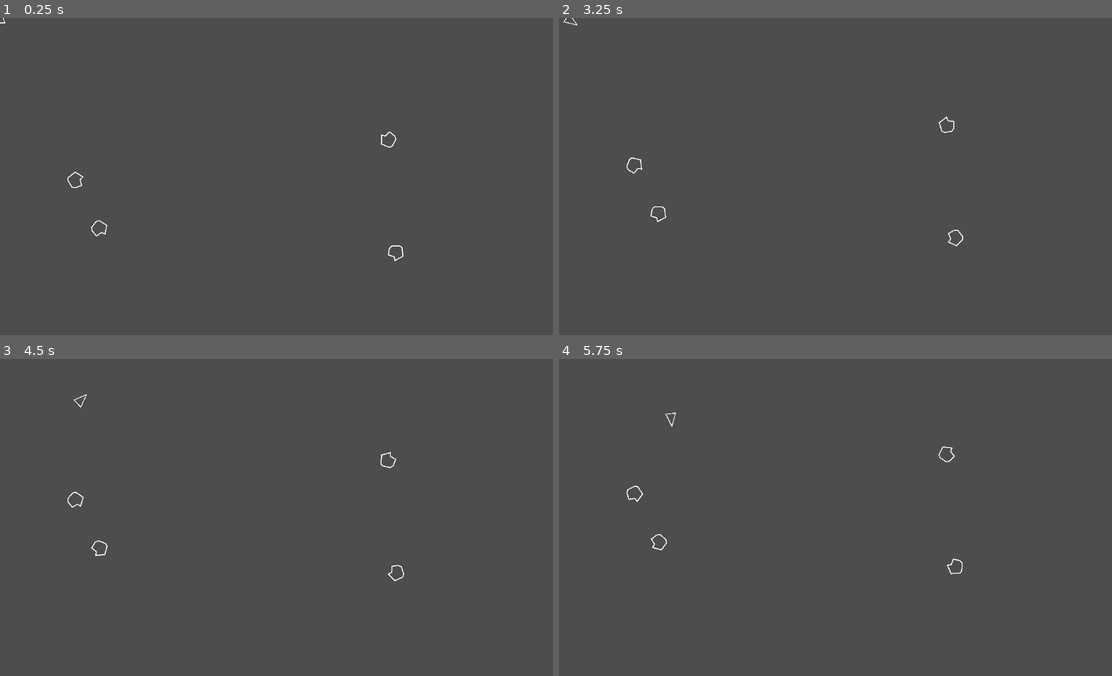
Above: before the commit, frames 1-4 (two rows, left to right).
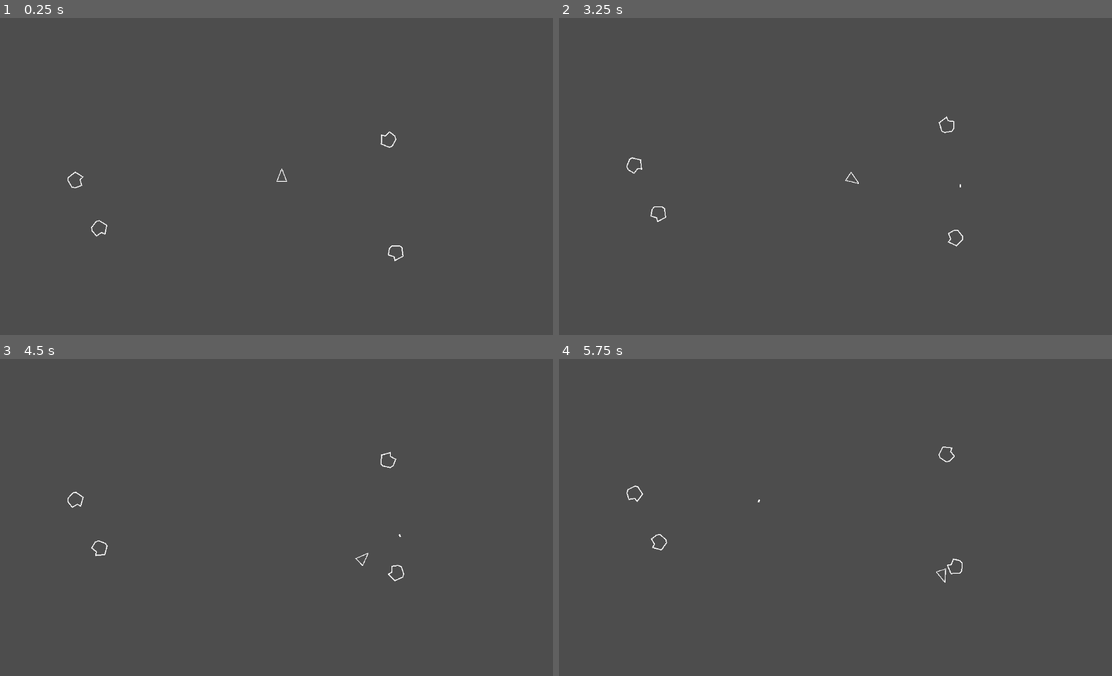
Above: after the commit, the same moments.

Repository: jiyarza/asteroids_gd
Game: Godot game, scene res://Main.tscn
Same seed, same stepped clock (60 frames per second), same inputs: the game is played once before the commit and once after it.
Inputs:
- Up to frame 1 (0.25 s): no input
- Up to frame 2 (3.25 s): hold D (turn_right) 0.53-1.28 s; tap Space (shoot) every 0.75 s from 0.6 to 2.85 s; hold A (turn_left) 1.28-2.03 s; hold D (turn_right) 2.03-2.78 s; hold W (thrust) from 2.78 s (still down)
- Up to frame 3 (4.5 s): release W (thrust) at 3.53 s; hold A (turn_left) from 3.53 s (still down); tap Space (shoot) at 3.6, 4.35 s
- Up to frame 4 (5.75 s): keep holding A (turn_left); tap Space (shoot) at 5.1 s

The runs differ from the first frame. In frame 1, less than 0.1% of the frame differs, in the area x 0-52%, y 0-52%; in frame 2, less than 0.1%; in frame 3, less than 0.1%; in frame 4, less than 0.1%, in the area x 19-71%, y 16-71%.

Commit message:
feat:movement, wrap, shoot

Diff:
--- a/Bullet/Bullet.gd
+++ b/Bullet/Bullet.gd
@@ -1,5 +1,4 @@
 extends Area2D
-
 class_name Bullet
 # Velocidad de la bala. @export para poder ajustarla en el Inspector.
 @export var speed = 600.0
@@ -10,9 +9,19 @@
 # Referencia al nodo Timer que añadimos.
 @onready var lifetime_timer = $Timer
 
+func setup(start_pos: Vector2, start_dir: Vector2) -> void:
+	direction = start_dir.normalized()
+	print("start_pos", start_pos)
+	global_position = start_pos
+	global_rotation = direction.angle()
+	print("bullet pos: ", global_position)
+
 # Función que se llama cuando la bala entra en la escena.
 func _ready():
-	add_to_group("spawn")
+	z_index = 100              # por si queda detrás de algo
+	visible = true
+	modulate.a = 1.0
+	queue_redraw()
 	# Conectamos la señal 'timeout' del Timer a nuestra función _on_lifetime_timeout.
 	lifetime_timer.timeout.connect(_on_lifetime_timeout)
 
@@ -35,14 +44,7 @@
 
 # Esta función se ejecutará cuando el Area2D de la bala toque un cuerpo físico (RigidBody, CharacterBody...).
 func _on_body_entered(_body):
+	print("Bullet: _on_body_entered")
 	# Por ahora, simplemente destruimos la bala al impactar.
 	# Más adelante, aquí le diremos al asteroide que se destruya.
 	queue_free()
-
-# --- Función Pública de Configuración ---
-
-# Esta función la llamaremos desde el script del jugador
-# justo después de crear la bala.
-func setup(start_position: Vector2, start_direction: Vector2):
-	global_position = start_position
-	direction = start_direction.normalized() # .normalized() asegura que la dirección tenga longitud 1
--- a/Bullet/Bullet.tscn
+++ b/Bullet/Bullet.tscn
@@ -7,6 +7,8 @@
 height = 8.0
 
 [node name="Area2D" type="Area2D"]
+z_as_relative = false
+input_pickable = false
 monitoring = false
 script = ExtResource("1_v7oki")
 
--- a/Player/Player.gd
+++ b/Player/Player.gd
@@ -13,3 +13,10 @@
 	if weapon:
 		if input:
 			weapon.connect_input(input)
+
+	call_deferred("_center")
+
+func _center() -> void:
+	global_position = get_viewport().get_visible_rect().size / 2
+	linear_velocity = Vector2.ZERO
+	angular_velocity = 0.0
--- a/Player/Player.tscn
+++ b/Player/Player.tscn
@@ -33,7 +33,7 @@
 rotation_torque = 1600.0
 input = NodePath("../PlayerInput")
 
-[node name="Weapon" type="Node" parent="." node_paths=PackedStringArray("muzzle", "cooldown")]
+[node name="Weapon" type="Node2D" parent="." node_paths=PackedStringArray("muzzle", "cooldown")]
 script = ExtResource("3_tok1r")
 muzzle = NodePath("Muzzle")
 cooldown = NodePath("FireCoolDown")
--- a/Player/Weapon.gd
+++ b/Player/Weapon.gd
@@ -5,7 +5,7 @@
 
 @export var muzzle: Node2D
 @export var cooldown: Timer
-@export var muzzle_impulse := 800.0
+@export var speed := 600.0
 @export var inherit_ship_velocity := true
 
 #var _cool := 0.0
@@ -22,15 +22,9 @@
 	pi.shoot_pressed.connect(_on_shoot)
 
 func _on_shoot():
-	if cooldown.time_left > 0.0:
+	if !cooldown.is_stopped():
 		return
 
 	var forward := -muzzle.global_transform.y.normalized()
-
-	# Emitimos la petición de disparo para que el Spawner instancie
-	var cfg := {
-		"speed": 600.0,                     # opcional; Spawner tiene default_bullet_speed
-		"inherit_velocity": inherit_ship_velocity,
-		"muzzle_impulse": muzzle_impulse
-	}
-	emit_signal("fire_requested", muzzle.global_position, forward, cfg)
+	emit_signal("fire_requested", muzzle.global_position, forward)
+	cooldown.start()
--- a/World/Spawner.gd
+++ b/World/Spawner.gd
@@ -18,39 +18,10 @@
 @export var base_large_asteroids: int = 4
 @export var asteroids_per_wave_increment: int = 2
 @export var min_spawn_distance_from_player: float = 220.0
-
-# Velocidad por defecto de bala (si el arma no la especifica)
-@export var default_bullet_speed: float = 600.0
-
-var _world: Node2D
+@onready var _world: Node = get_node(world_path)
 
 func _ready() -> void:
-	_world = _get_world()
-
 	randomize()
-
-func _get_world() -> Node2D:
-	# 1) Por export
-	if world_path != NodePath(""):
-		_world = get_node(world_path) as Node2D
-
-	# 2) Si no hay export, intenta por nombre dentro de la escena actual
-	if _world == null and get_tree().current_scene and get_tree().current_scene.has_node("World"):
-		_world = get_tree().current_scene.get_node("World") as Node2D
-
-	# 3) Como último recurso, por grupo "world" (si lo usas)
-	if _world == null:
-		_world = get_tree().get_first_node_in_group("world") as Node2D
-
-	# 4) Fallback extremo: si el Spawner es hijo directo de World, úsalo; si no, self
-	if _world == null:
-		_world = get_parent() as Node2D
-
-	if _world == null:
-		push_error("Spawner: no encuentro el nodo 'World'. Asigna 'world_path' o añade el nodo al grupo 'world'.")
-		_world = self  # evita null y al menos instancia en el propio Spawner
-
-	return _world
 
 # ======================================================
 # Conectar armas (Weapon) para que Spawner instancie balas
@@ -60,9 +31,8 @@
 	if weapon and weapon.has_signal("fire_requested"):
 		weapon.fire_requested.connect(_on_weapon_fire_requested)
 
-func _on_weapon_fire_requested(pos: Vector2, dir: Vector2, cfg: Dictionary) -> void:
-	var speed: float = float(cfg.get("speed", default_bullet_speed))
-	spawn_bullet(pos, dir, bullet_scene, speed)
+func _on_weapon_fire_requested(pos: Vector2, dir: Vector2) -> void:
+	spawn_bullet(pos, dir)
 
 # =======================
 # Limpieza del mundo (sólo grupo "spawn")
@@ -75,27 +45,16 @@
 # ==============
 # Bullets
 # ==============
-func spawn_bullet(spawn_position: Vector2, direction: Vector2, scene: PackedScene = bullet_scene, speed: float = default_bullet_speed) -> Node:
-	print("spawn_bullet() - called")
-	if scene == null:
+func spawn_bullet(spawn_position: Vector2, direction: Vector2) -> Node:
+	if bullet_scene == null:
 		push_warning("Spawner.spawn_bullet: scene es null.")
 		return null
-	var bullet := scene.instantiate()
-	bullet.global_position = spawn_position
-	bullet.rotation = direction.angle()
-
-	# Inicialización flexible según el tipo de Bullet:
-	if bullet.has_method("initialize"):
-		bullet.initialize(direction.normalized() * speed)
-	elif bullet is RigidBody2D:
-		bullet.linear_velocity = direction.normalized() * speed
-	elif bullet.has_method("set_velocity"):
-		bullet.set_velocity(direction.normalized() * speed)
-
+	var bullet := bullet_scene.instantiate()
+	_world.add_child(bullet)
+	bullet.setup(spawn_position, direction)
 	bullet.add_to_group("spawn")     # 👈 clave
 	bullet.add_to_group("bullets")
-	#_world.call_deferred("add_child", bullet)
-	_world.add_child(bullet)
+
 	return bullet
 
 # ==============
@@ -129,9 +88,8 @@
 
 	asteroid.add_to_group("spawn")   # 👈 clave
 	asteroid.add_to_group("asteroids")
-
 	if not _world:
-		_get_world()
+		_world = get_node(world_path)
 
 	_world.call_deferred("add_child", asteroid)
 
